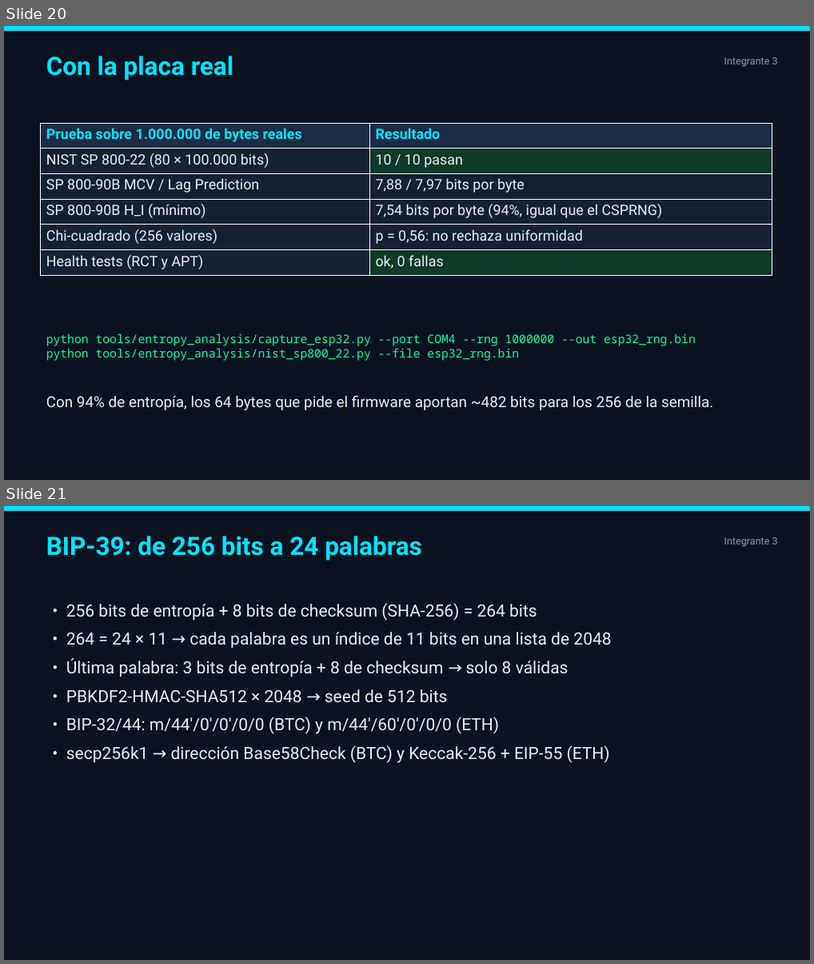
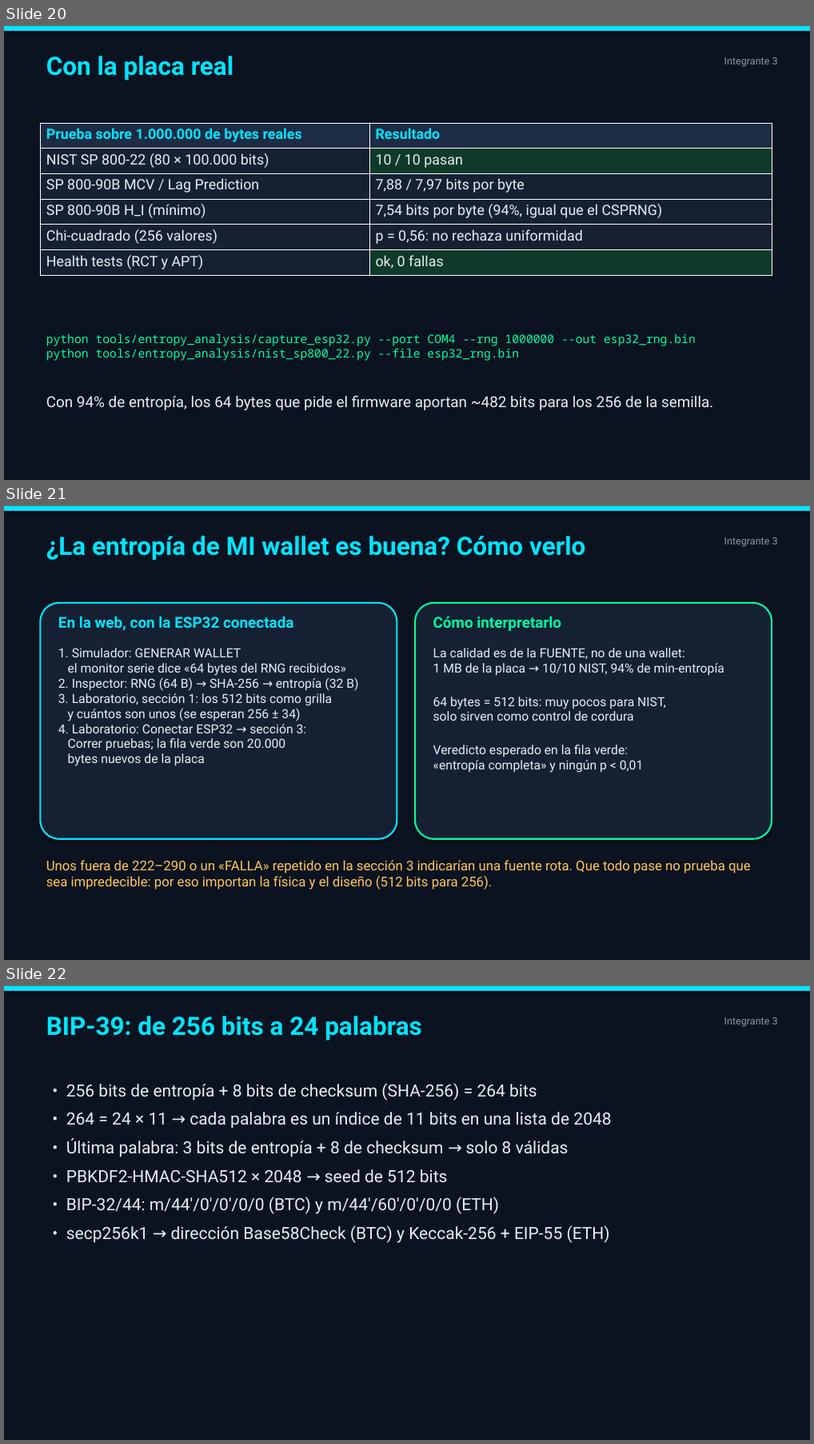
Before and after one commit to agustinhgimenez/EntropySigner, a slide deck: presentation/EntropySigner_RNG.pptx. Shown one above the other, each under a label of ours: slides 20 and 21 before the commit, slides 20, 21 and 22 after it. The pictures are 814x964 and 814x1444 pixels, drawn with LibreOffice and Linux fonts; fonts in the diff are those of the drawing. Boxes give left, top, right and bottom in pixels: in the first picture for what was removed or moved away, otherwise in the second. Text is boxed around its words. In the diff, an @@ line names an element or a change of style, - is before the commit and + after.

```diff
--- a/presentation/EntropySigner_RNG.pptx
+++ b/presentation/EntropySigner_RNG.pptx
@@ slide 21 added at bbox=[4, 506, 810, 960], background #0B1220 @@
@@ rectangle added at bbox=[4, 506, 810, 511], fill #00E5FF @@
@@ text added at bbox=[46, 536, 586, 560], 30 pt, text #00E5FF, bold @@
+¿La entropía de MI wallet es buena? Cómo verlo
@@ text added at bbox=[725, 537, 778, 547], 12 pt, text #8B98A9 @@
+Integrante 3
@@ rounded rectangle added at bbox=[40, 603, 398, 839], fill #152033, outline #00E5FF 2 pt @@
@@ text added at bbox=[58, 616, 294, 630], 18 pt, text #00E5FF, bold @@
+En la web, con la ESP32 conectada
@@ rounded rectangle added at bbox=[415, 603, 772, 839], fill #152033, outline #00FF9C 2 pt @@
@@ text added at bbox=[434, 616, 562, 631], 18 pt, text #00FF9C, bold @@
+Cómo interpretarlo
@@ text added at bbox=[58, 648, 358, 766], 15 pt, text #E6EDF3 @@
+1. Simulador: GENERAR WALLET
+el monitor serie dice «64 bytes del RNG recibidos»
+2. Inspector: RNG (64 B) → SHA-256 → entropía (32 B)
+3. Laboratorio, sección 1: los 512 bits como grilla
+y cuántos son unos (se esperan 256 ± 34)
+4. Laboratorio: Conectar ESP32 → sección 3:
+Correr pruebas; la fila verde son 20.000
+bytes nuevos de la placa
@@ text added at bbox=[434, 648, 725, 772], 15 pt, text #E6EDF3 @@
+La calidad es de la FUENTE, no de una wallet:
+1 MB de la placa → 10/10 NIST, 94% de min-entropía
+64 bytes = 512 bits: muy pocos para NIST,
+solo sirven como control de cordura
+Veredicto esperado en la fila verde:
+«entropía completa» y ningún p < 0,01
@@ text added at bbox=[46, 860, 751, 889], 16 pt, text #FFC857 @@
+Unos fuera de 222–290 o un «FALLA» repetido en la sección 3 indicarían una fuente rota. Que todo pase no prueba que sea impredecible: por eso importan la física y el diseño (512 bits para 256).
@@ what was slide 21 is now slide 22 @@
```
Also in this commit, not shown: 3 other files.
